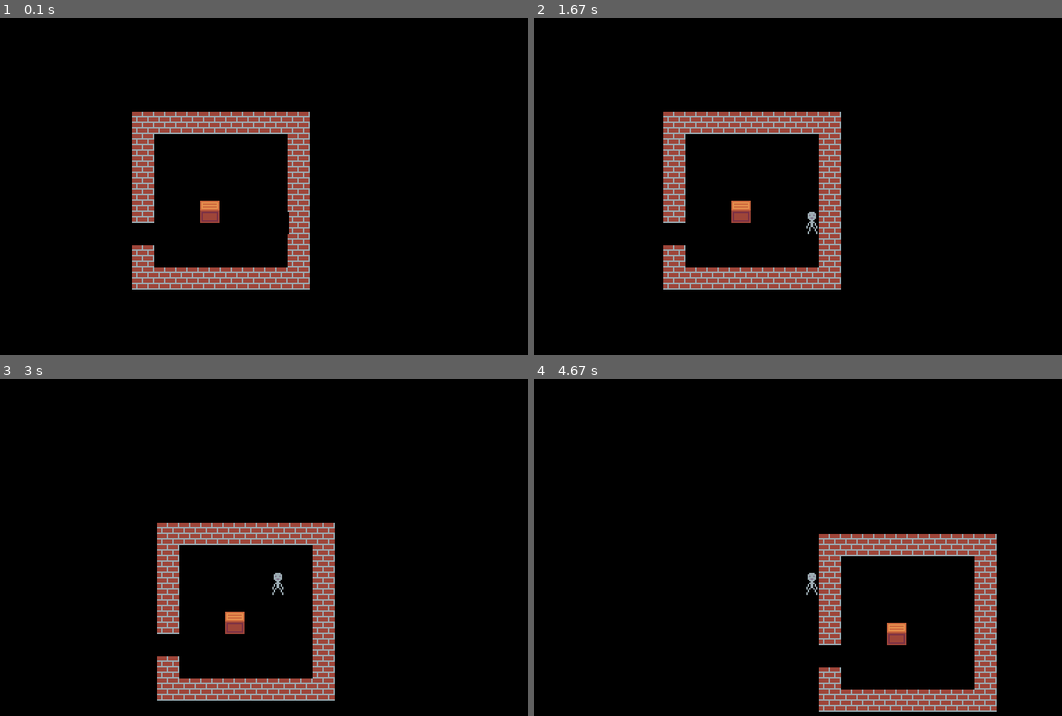
Above: before the commit, frames 1-4 (two rows, left to right).
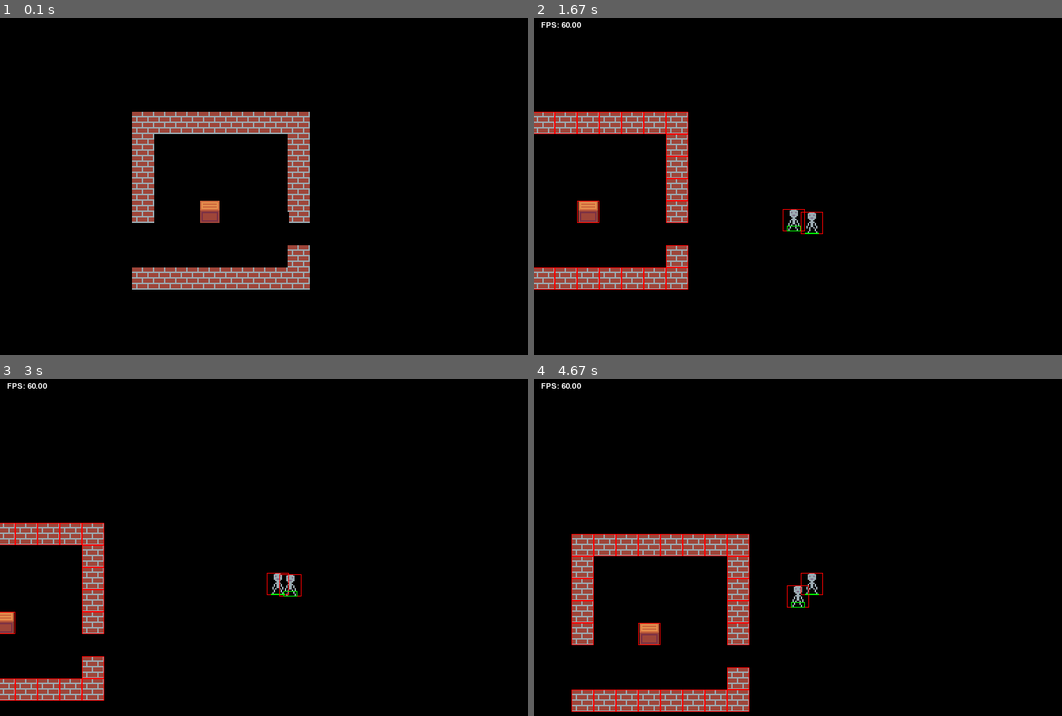
Above: after the commit, the same moments.

Repository: mihailnagr063/pygame-project
Game: pygame game, started from main.py
Same seed, same stepped clock (60 frames per second), same inputs: the game is played once before the commit and once after it.
Inputs (mouse positions are in pixels of both pictures, inside the frame that each line leads up to):
- Up to frame 1 (0.1 s): no input
- Up to frame 2 (1.67 s): hold F1 0.33-0.8 s; hold D 0.33-0.8 s; click (792, 240) at 0.88 s; hold D 1.17-1.63 s
- Up to frame 3 (3 s): hold W 1.67-1.97 s; click (142, 587) at 2.05 s; hold D 2.33-2.8 s; hold A from 2.83 s (still down)
- Up to frame 4 (4.67 s): release A at 3.37 s; hold S 3.4-3.7 s; hold A 3.73-4.13 s; hold W 4.17-4.53 s; hold D from 4.57 s (still down)

The runs differ from the first frame. In frame 1, 0.5% of the frame differs, in the area x 25-59%, y 60-75%; in frame 2, 10%; in frame 3, 12%; in frame 4, 15%, in the area x 1-88%, y 1-99%.

Commit message:
enemies, global objects

Diff:
--- a/engine/__init__.py
+++ b/engine/__init__.py
@@ -1,3 +1,5 @@
 from engine.map import *
 from engine.camera import *
 from engine.sprites import *
+from engine.gui import *
+from engine.utils import *
--- a/engine/camera.py
+++ b/engine/camera.py
@@ -21,14 +21,30 @@
     def add_background(self, *sprites):
         self.background.extend(sprites)
 
+    def add_sprite(self, sprites):
+        self.add(sprites)
+        self.resort()
+
+    def resort(self):
+        self.sprites().sort(key=lambda x: x.rect.centery)
+
     def draw_ysort(self, surface):
         self.center_at(self.target)
         for bg in self.background:
             surface.blit(bg.image, bg.rect.topleft + self.offset)
         for sprite in self.no_ysort:
             surface.blit(sprite.image, sprite.rect.topleft + self.offset)
-        for sprite in sorted(self.sprites(), key=lambda x: x.rect.centery):
+        for sprite in self.sprites():
             surface.blit(sprite.image, sprite.rect.topleft + self.offset)
 
     def blit(self, surface, image, rect):
         surface.blit(image, rect.topleft + self.offset)
+
+    def screen_to_world(self, pos):
+        return pos - self.offset
+
+    def world_to_screen(self, pos):
+        return pos + self.offset
+
+    def rect_world_to_screen(self, rect):
+        return rect.move(self.offset)
--- /dev/null
+++ b/engine/gui.py
@@ -0,0 +1,16 @@
+import pygame as pg
+from globals import *
+
+
+class Popup(pg.sprite.Sprite):
+    def __init__(self, pos, text):
+        super().__init__(Globals.sprites)
+        self.image = Globals.font_big.render(text, False, 'white')
+        self.rect = self.image.get_rect(center=pos)
+        self.frames_passed = 0
+
+    def update(self):
+        self.frames_passed += 1
+        self.rect.y -= 0.1
+        if self.frames_passed > 120:
+            self.kill()
--- a/engine/map.py
+++ b/engine/map.py
@@ -1,4 +1,6 @@
 import pygame as pg
+
+BG_TILES = [' ']
 
 
 class TileSet:
@@ -24,7 +26,7 @@
             self.map = f.read().splitlines()
         self.image = pg.Surface((self.tile_size * max([len(i) for i in self.map]), self.tile_size * len(self.map)))
         self.rect = self.image.get_rect(topleft=(-200, -150))
-        self.rerender()
+        # self.rerender()
 
     def rerender(self):
         for i, row in enumerate(self.map):
@@ -35,25 +37,22 @@
 
 
 class Objects(pg.sprite.Group):
-    def __init__(self, file, topleft, tileset):
+    def __init__(self, file, topleft, tileset, objmap):
         super().__init__()
         self.tileset = tileset
         self.tile_size = self.tileset.tile_size
         self.map = []
         self.tileset = tileset
+        self.objmap = objmap
         with open(file, encoding='utf-8') as f:
             self.map = f.read().splitlines()
         for i, row in enumerate(self.map):
             for j, col in enumerate(row):
                 if col == ' ':
                     continue
-                self.add(Object(pg.Vector2(topleft) + pg.Vector2(j * self.tile_size, i * self.tile_size),
-                                self.tileset.tiles[col]))
-
-    def is_colliding(self, other):
-        for sprite in self.sprites():
-            if sprite.is_colliding(other):
-                return sprite
+                self.add(self.objmap[col]((j * self.tile_size + topleft[0], i * self.tile_size + topleft[1]),
+                                          self.tileset.tiles[col]))
+        print([type(s) for s in self.sprites()])
 
     def handle_click(self, pos):
         for sprite in self.sprites():
@@ -66,13 +65,9 @@
         super().__init__()
         self.image = image
         self.rect = self.image.get_rect(topleft=pos)
-        self.collider = pg.Rect(self.rect)
 
     def on_clicked(self):
         pass
 
     def update(self):
         pass
-
-    def is_colliding(self, other):
-        return self.collider.colliderect(other)
--- a/engine/sprites.py
+++ b/engine/sprites.py
@@ -1,11 +1,12 @@
 import os
 import re
 import pygame as pg
+from globals import *
 
 
 class AnimatedSprite(pg.sprite.Sprite):
     def __init__(self, size, state):
-        super().__init__()
+        super().__init__(Globals.anim_sprites)
         self.state = state
         self.size = size
         self.image = pg.Surface((size, size))
@@ -13,14 +14,23 @@
         self.progress = 0
         self.animations = {}
 
-    def add_animation(self, folder, regex, name):
+    def add_animation(self, folder, start, name):
         self.animations[name] = []
         for file in sorted(os.listdir(folder)):
-            if re.match(regex, file):
-                self.animations[name].append(
-                    pg.transform.scale(pg.image.load(os.path.join(folder, file)).convert_alpha(), (self.size, self.size))
+            if file.startswith(start):
+                self.animations[name].append(pg.transform.scale(
+                    pg.image.load(os.path.join(folder, file)).convert_alpha(), (self.size, self.size))
                 )
 
     def tick(self):
         self.progress = (self.progress + 1) % len(self.animations[self.state])
         self.image = self.animations[self.state][self.progress]
+
+
+class AnimatedSpriteGroup(pg.sprite.Group):
+    def __init__(self):
+        super().__init__()
+
+    def tick(self):
+        for sprite in self.sprites():
+            sprite.tick()
--- /dev/null
+++ b/engine/utils.py
@@ -0,0 +1,5 @@
+import pygame as pg
+
+
+def distance(v1: pg.Vector2, v2: pg.Vector2):
+    return ((v1.x - v2.x) ** 2 + (v1.y - v2.y) ** 2) ** 0.5
--- /dev/null
+++ b/game/__init__.py
@@ -0,0 +1,3 @@
+from game.objects import *
+from game.player import *
+from game.enemies import *
--- /dev/null
+++ b/game/enemies.py
@@ -0,0 +1,45 @@
+import pygame as pg
+from engine import sprites, utils
+from globals import *
+
+
+class Enemy(sprites.AnimatedSprite):
+    speed: int
+    damage: int
+    health: int
+
+    def __init__(self, pos):
+        super().__init__(32, 'idle')
+        self.speed = 4
+        self.rect = self.image.get_rect(center=pos)
+        self.direction = pg.Vector2(0, 0)
+        self.add_animation('data/player', 'player', 'idle')
+        self.collider = pg.Rect(self.rect)
+        self.collider.size = (self.rect.width - 12, 8)
+        self.collider.y += 24
+        self.collider.x += 6
+        self.collider_sprite = pg.sprite.Sprite()
+        self.collider_sprite.rect = self.collider
+        Globals.enemies.append(self)
+
+    def update(self):
+        self.rect.x += self.direction.x
+        self.collider_sprite.rect.x += self.direction.x
+        if pg.sprite.spritecollideany(self.collider_sprite, Globals.objects):
+            self.rect.x -= self.direction.x
+            self.collider_sprite.rect.x -= self.direction.x
+        self.rect.y += self.direction.y
+        self.collider_sprite.rect.y += self.direction.y
+        if pg.sprite.spritecollideany(self.collider_sprite, Globals.objects):
+            self.rect.y -= self.direction.y
+            self.collider_sprite.rect.y -= self.direction.y
+
+    def enemy_tick(self):
+        dist = utils.distance(pg.Vector2(self.rect.center), pg.Vector2(Globals.player.rect.center))
+        if 250 > dist > 32:
+            self.direction = (pg.Vector2(Globals.player.rect.center) -
+                              pg.Vector2(self.rect.center)).normalize() * self.speed
+            self.direction.x = round(self.direction.x)
+            self.direction.y = round(self.direction.y)
+        else:
+            self.direction = pg.Vector2(0, 0)
--- /dev/null
+++ b/game/objects.py
@@ -0,0 +1,20 @@
+import pygame as pg
+import engine
+from globals import Globals
+
+
+class Chest(engine.Object):
+    def __init__(self, pos, image):
+        super().__init__(pos, image)
+        self.items = []
+
+    def on_clicked(self):
+        engine.gui.Popup(Globals.camera.world_to_screen(self.rect.center), 'Сундук открыт')
+        self.kill()
+        # добавить игроку предметы в инвентарь
+
+
+object_map = {
+    'C': Chest,
+    '#': engine.Object
+}
--- a/game/player.py
+++ b/game/player.py
@@ -1,15 +1,15 @@
 import pygame as pg
 from engine import sprites, map
+from globals import *
 
 
 class Player(sprites.AnimatedSprite):
-    def __init__(self, pos, speed, objects: map.Objects):
+    def __init__(self, pos, speed):
         super().__init__(32, 'idle')
         self.speed = speed
-        self.add_animation('data/player', r'player1.png', 'idle')
-        self.add_animation('data/player', r'player.\.png', 'walk')
+        self.add_animation('data/player', r'player1', 'idle')
+        self.add_animation('data/player', r'player', 'walk')
         self.rect = self.image.get_rect(center=pos)
-        self.objects = objects
         self.collider = pg.Rect(self.rect)
         self.collider.size = (self.rect.width - 12, 2)
         self.collider.y += 30
@@ -23,12 +23,12 @@
     def move(self, vector):
         self.rect.x += vector[0]
         self.collider.x += vector[0]
-        if self.objects.is_colliding(self.collider):
+        if pg.sprite.spritecollideany(self.collider_sprite, Globals.objects):
             self.rect.x -= vector[0]
             self.collider.x -= vector[0]
         self.rect.y += vector[1]
         self.collider.y += vector[1]
-        if self.objects.is_colliding(self.collider):
+        if pg.sprite.spritecollideany(self.collider_sprite, Globals.objects):
             self.rect.y -= vector[1]
             self.collider.y -= vector[1]
 
--- /dev/null
+++ b/globals.py
@@ -0,0 +1,13 @@
+import pygame as pg
+
+
+class Globals:
+    sprites = pg.sprite.Group()
+    anim_sprites: None
+    enemies = []
+    font_small: pg.Font
+    font_big: pg.Font
+    player: None
+    world: None
+    objects: None
+    camera: None
--- a/main.py
+++ b/main.py
@@ -1,6 +1,8 @@
 import pygame as pg
 import engine
-from game import player
+import game
+from globals import *
+
 
 pg.init()
 size = w, h = 800, 600
@@ -8,7 +10,7 @@
 win = pg.display.set_mode(size)
 pg.display.set_caption('Pygame Project')
 clk = pg.time.Clock()
-font = pg.font.SysFont('Arial', 12)
+Globals.anim_sprites = engine.sprites.AnimatedSpriteGroup()
 
 tilemap_pos = (-200, -150)
 tileset = engine.TileSet({
@@ -16,27 +18,53 @@
     '#': 'data/map/wall.png',
     'C': 'data/objects/chest.png'
 }, 32)
-tilemap = engine.TileMap('maps/map.background.txt', tileset)
-objects = engine.Objects('maps/map.objects.txt', tilemap_pos, tileset)
-player = player.Player((10, 10), 4, objects)
+tilemap = engine.TileMap('maps/map.txt', tileset)
+player = game.player.Player((10, 10), 4)
+objects = engine.Objects('maps/map.txt', tilemap_pos, tileset, game.objects.object_map)
 camera = engine.Camera(player, size)
 camera.add_background(tilemap)
-camera.add_noysort(objects)
-camera.add(player)
+camera.add_sprite(objects)
+camera.add_sprite(player)
+
+Globals.font_small = pg.font.Font('data/font.ttf', 16)
+Globals.font_big = pg.font.Font('data/font.ttf', 32)
+Globals.player = player
+Globals.world = tilemap
+Globals.objects = objects
+Globals.camera = camera
+
+enemy = game.enemies.Enemy((0, 0))
+camera.add_sprite(enemy)
 
 ANIM_TICK = pg.USEREVENT + 1
 pg.time.set_timer(ANIM_TICK, 100)
 
+dbg_mode = False
 running = True
 while running:
     for ev in pg.event.get():
         if ev.type == pg.QUIT:
             running = False
         elif ev.type == ANIM_TICK:
-            player.tick()
+            Globals.anim_sprites.tick()
+            enemy.enemy_tick()
+        elif ev.type == pg.MOUSEBUTTONDOWN:
+            objects.handle_click(camera.screen_to_world(ev.pos))
+        elif ev.type == pg.KEYDOWN:
+            if ev.key == pg.K_F1:
+                dbg_mode = not dbg_mode
+    Globals.sprites.update()
+    Globals.anim_sprites.update()
     player.handle_input(pg.key.get_pressed())
     player.update()
     win.fill('black')
     camera.draw_ysort(win)
+    Globals.sprites.draw(win)
+    if dbg_mode:
+        for s in camera.sprites():
+            pg.draw.rect(win, 'red', camera.rect_world_to_screen(s.rect), 1)
+            if hasattr(s, 'collider'):
+                pg.draw.rect(win, 'green', camera.rect_world_to_screen(s.collider), 1)
+        win.blit(Globals.font_small.render(f'FPS: {clk.get_fps():.2f}', True, 'white'), (10, 10))
     pg.display.update()
     clk.tick(60)
--- a/maps/map.background.txt
+++ /dev/null
@@ -1,8 +0,0 @@
-########
-#      #
-#      #
-#      #
-#      #
-       #
-#      #
-########
--- a/maps/map.objects.txt
+++ b/maps/map.txt
@@ -3,6 +3,6 @@
 #      #
 #      #
 #  C   #
+
        #
-#      #
 ########
